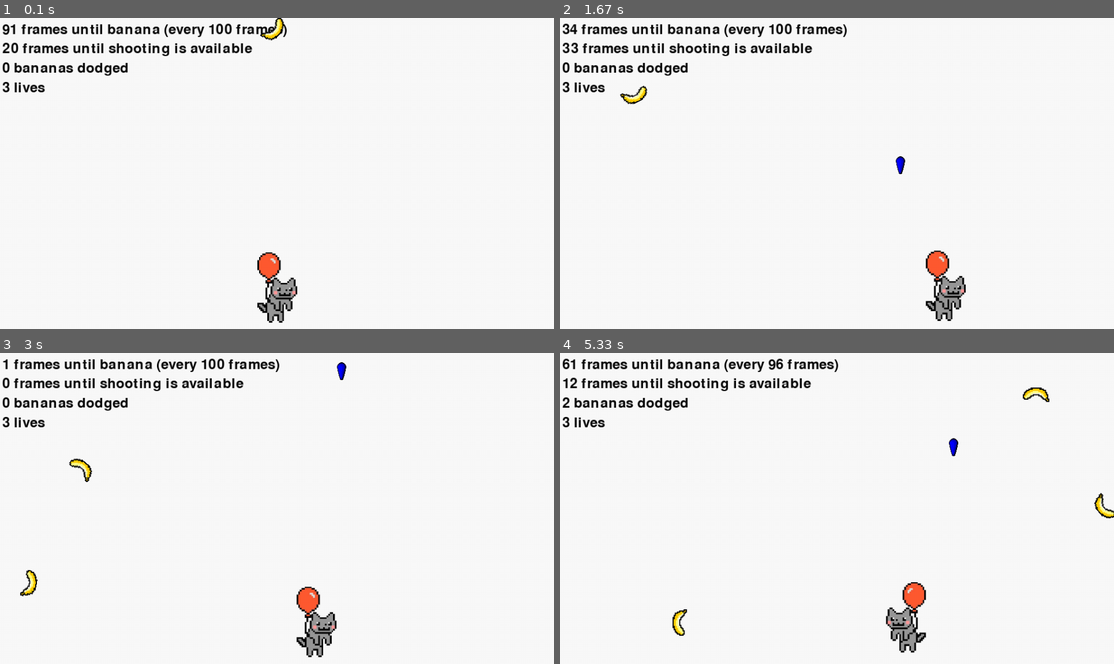
Above: before the commit, frames 1-4 (two rows, left to right).
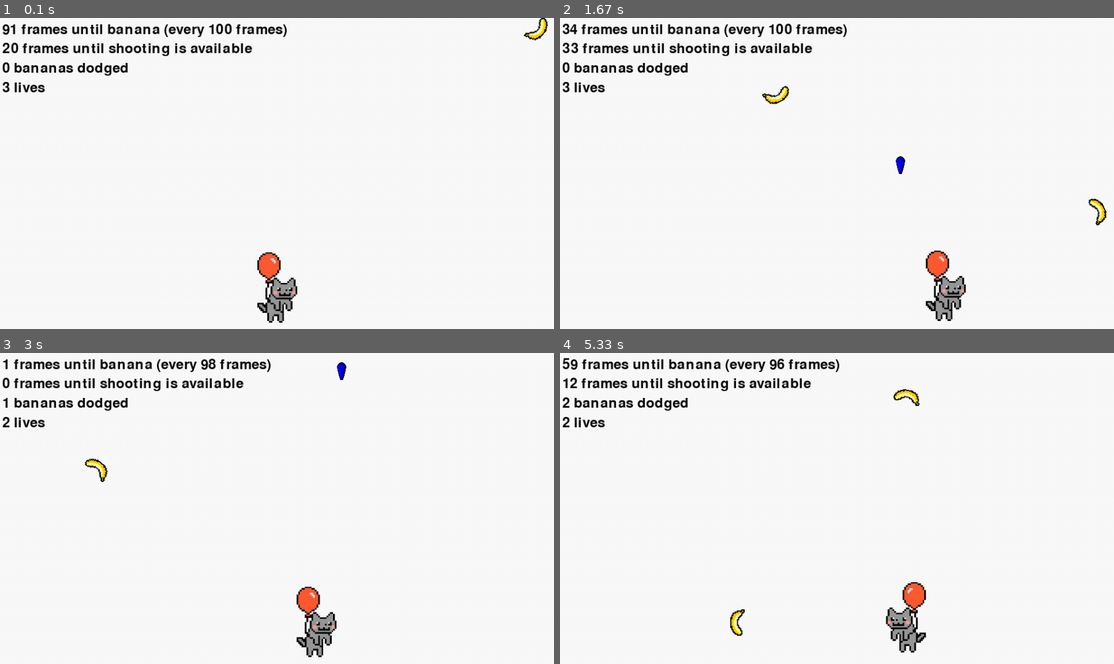
Above: after the commit, the same moments.

Repository: MikeCroall/MyPyGame
Game: pygame game, started from src/main.py
Two runs of this game, one before a commit and one after it. Both use one fixed random seed, a clock stepped at 60 frames per second and the inputs below.
Inputs:
- Up to frame 1 (0.1 s): no input
- Up to frame 2 (1.67 s): tap Space at 0.33, 0.73, 1.03, 1.23, 1.53 s; hold Right 0.67-1.13 s; hold Right 1.17-1.63 s
- Up to frame 3 (3 s): hold Left 1.67-2.2 s; tap Space at 1.73, 2.03, 2.3, 2.6, 2.73 s; hold Left 2.23-2.63 s; hold Right from 2.67 s (still down)
- Up to frame 4 (5.33 s): tap Space at 3.03, 3.4, 3.7, 3.9, 4.2, 4.4, 4.7, 4.9, 5.2 s; release Right at 3.3 s; hold Left 3.33-3.8 s; hold Right 3.83-4.3 s; hold Right 4.33-4.8 s; hold Left from 4.83 s (still down)

The runs differ from the first frame. In frame 1, 0.3% of the frame differs, in the area x 46-99%, y 0-8%; in frame 2, 0.5%; in frame 3, 0.8%; in frame 4, 1.7%, in the area x 0-100%, y 1-92%.

Commit message:
Life bananas

Diff:
--- a/src/banana.py
+++ b/src/banana.py
@@ -3,7 +3,8 @@
 
 
 class Banana:
-    def __init__(self, img, x, y, speed):
+    def __init__(self, gives_life, img, x, y, speed):
+        self.gives_life = gives_life
         self.img = img
         self.original_img = img
         self.rect = img.get_rect()
@@ -20,6 +21,9 @@
 
     def get_speed(self):
         return self.speed
+
+    def get_gives_life(self):
+        return self.gives_life
 
     def ensure_travel_right(self):
         self.speed[0] = 1
--- a/src/main.py
+++ b/src/main.py
@@ -46,9 +46,13 @@
     projectiles = []
 
     def spawn_banana():
-        img = pygame.image.load("../img/banana.bmp")
         speed = [random.choice([0, 0, 0, 0, 0, -1, -1, 1, 1, -2, 2]), 2]
-        bananas.append(Banana(img, int(random.random() * width), 0, speed))
+        if random.random() < 0.05:
+            img = pygame.image.load("../img/life-banana.bmp")
+            bananas.append(Banana(True, img, int(random.random() * width), 0, speed))
+        else:
+            img = pygame.image.load("../img/banana.bmp")
+            bananas.append(Banana(False, img, int(random.random() * width), 0, speed))
 
     def shoot_projectile_from_player(player_1):
         img = pygame.image.load("../img/projectile.png")
@@ -99,7 +103,11 @@
 
                 if b.get_rect().colliderect(player_1.get_rect()):
                     rem_b.append(b)
-                    lives -= 1
+                    if b.get_gives_life():
+                        if lives < 10:
+                            lives += 1
+                    else:
+                        lives -= 1
                 else:
                     ind = b.get_rect().collidelist([x.get_rect() for x in projectiles])
                     if ind != -1:
@@ -184,5 +192,3 @@
     except KeyboardInterrupt as ex:
         print("Please exit using the X button, or Esc on the death screen next time!")
     print("See you again soon!")
-
-# todo blue bananas that give a life
Binary file added: img/life-banana.bmp
